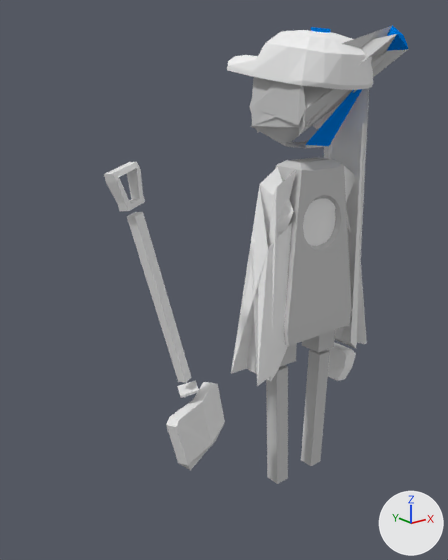
A saved change to the Blender file Art_Assets/Robo_Shovel.blend.
One viewpoint serves both versions: a 50 mm lens placed at (-6.13, -5.89, 5.72), pointed at (-1.31, 0.14, 3.31). Lighting does not change. The marker at lower right points along +X, +Y and +Z.

In view in the first picture: 'Cube.001', 'Robo'.
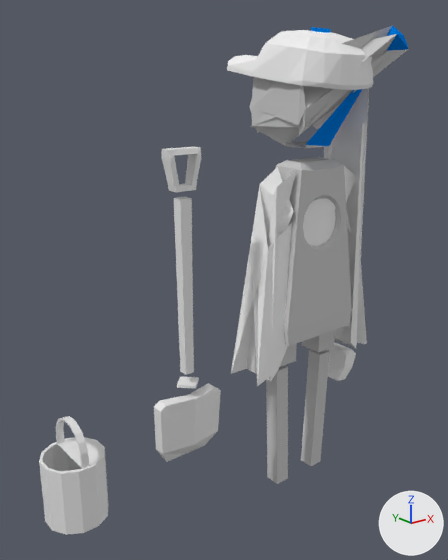
The change, as a diff of the scene's bpy script:
```diff
--- a/Art_Assets/Robo_Shovel.blend.py
+++ b/Art_Assets/Robo_Shovel.blend.py
@@ me_circle @@
+me_circle.from_pydata(...)  # 76 vertices, 69 faces; spans x -0.97..0.97, y -0.97..0.97, z 0.0..3.98
@@ ob_cube_001 @@
 ob_cube_001 = bpy.data.objects.new('Cube.001', me_cube_001)
-ob_cube_001.location = (-2.39, 0.0, 3.49)
-ob_cube_001.rotation_euler = (-0.129, -0.21, 0.33)  # degrees (-7.4, -12, 19)
+ob_cube_001.location = (-1.99, 0.0, 3.58)
 ob_cube_001.scale = (0.478, 0.0736, -0.348)
@@ ob_circle @@
+ob_circle = bpy.data.objects.new('Circle', me_circle)
+ob_circle.location = (-3.63, 0.0, 0.92)
+ob_circle.rotation_euler = (0.0, 0.0, -1.571)  # degrees (0, 0, -90)
+ob_circle.scale = (0.369, 0.369, 0.31)
```

What differs and where, as boxes (x1, y1, x2, y2) in the pictures (448 x 560 px):
'Cube.001', moved, turned: before (104, 162, 225, 470); after (154, 147, 221, 462)
'Circle', added: after (39, 416, 108, 535)
